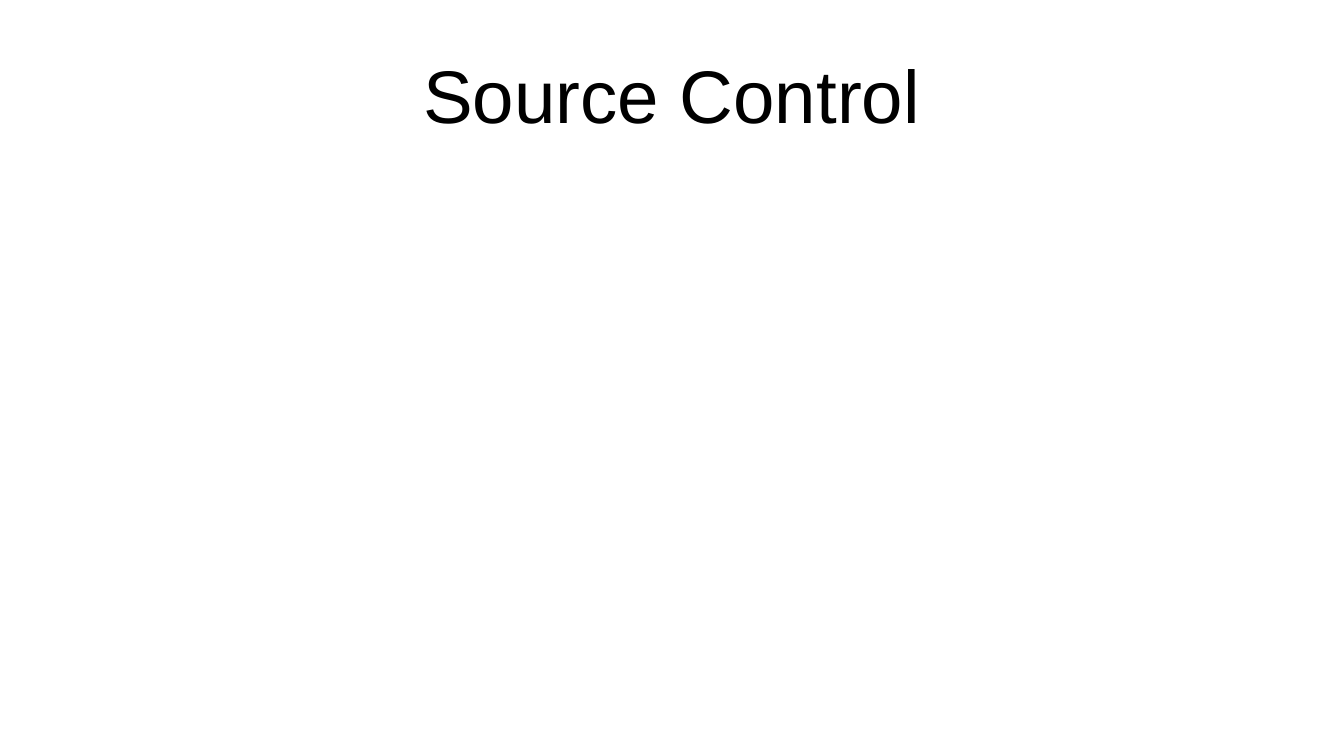
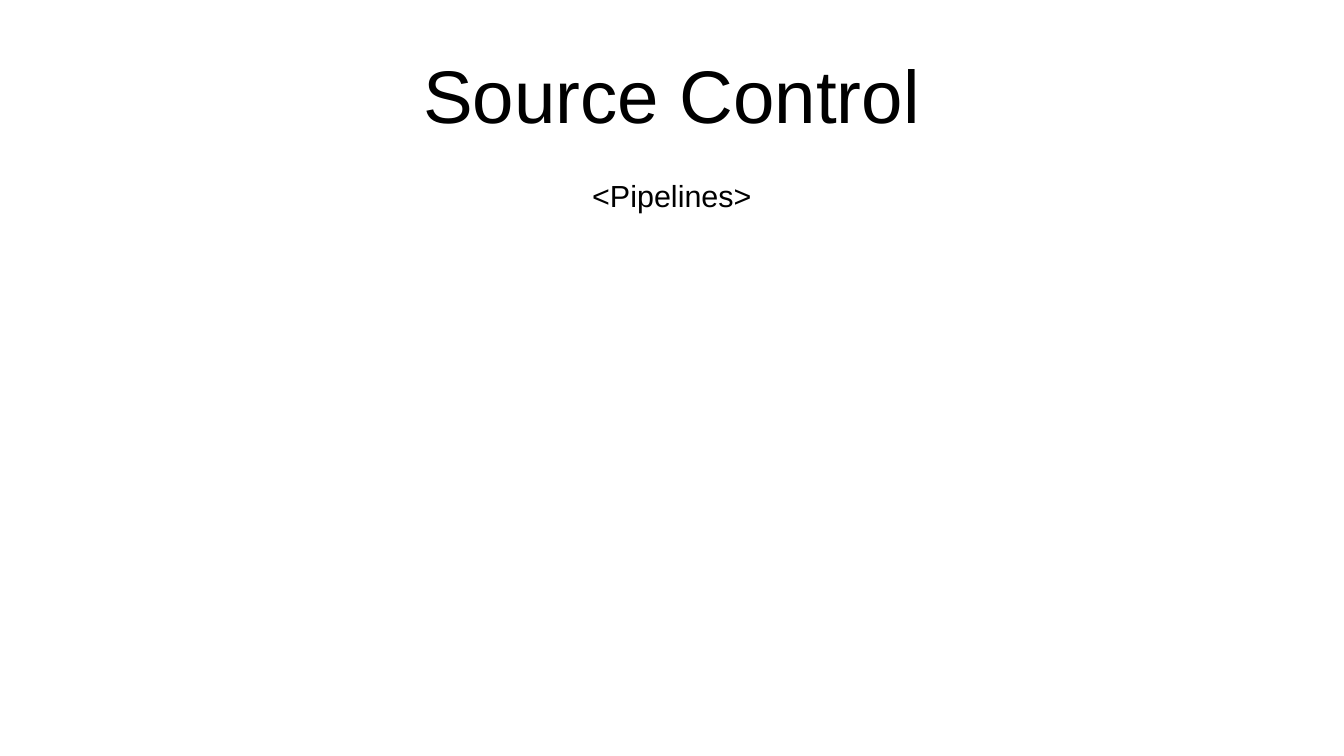
Before and after one commit to TR0NZ0D/Brazil-Career-Hub, a slide deck: slide 8 of Files/TCC - Final/Apresentacao_Final.pptx (slide 7 before the commit). Drawn at 1344x756 pixels with LibreOffice and Linux fonts; fonts in the diff are those of the drawing. Boxes give left, top, right and bottom in pixels: in the first picture for what was removed or moved away, otherwise in the second. Text is boxed around its words. In the diff, an @@ line names an element or a change of style, - is before the commit and + after.

```diff
--- a/Files/TCC - Final/Apresentacao_Final.pptx
+++ b/Files/TCC - Final/Apresentacao_Final.pptx
@@ text added at [592, 185, 751, 213], 18 pt, text #000000 @@
+<Pipelines>
```
Also in this commit, not shown: 1 other slide changed, 7 slides added, 4 slides removed.
